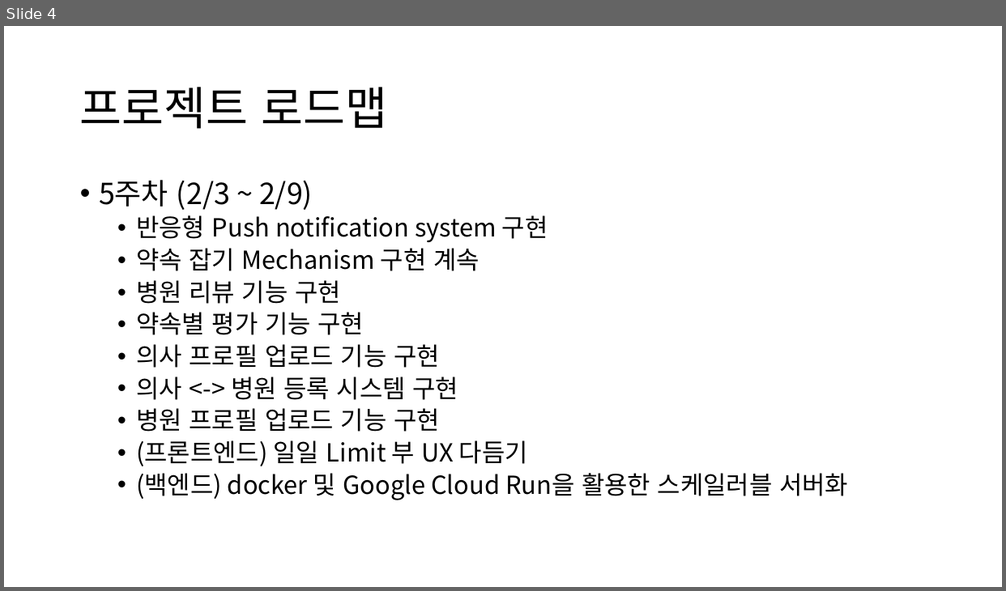
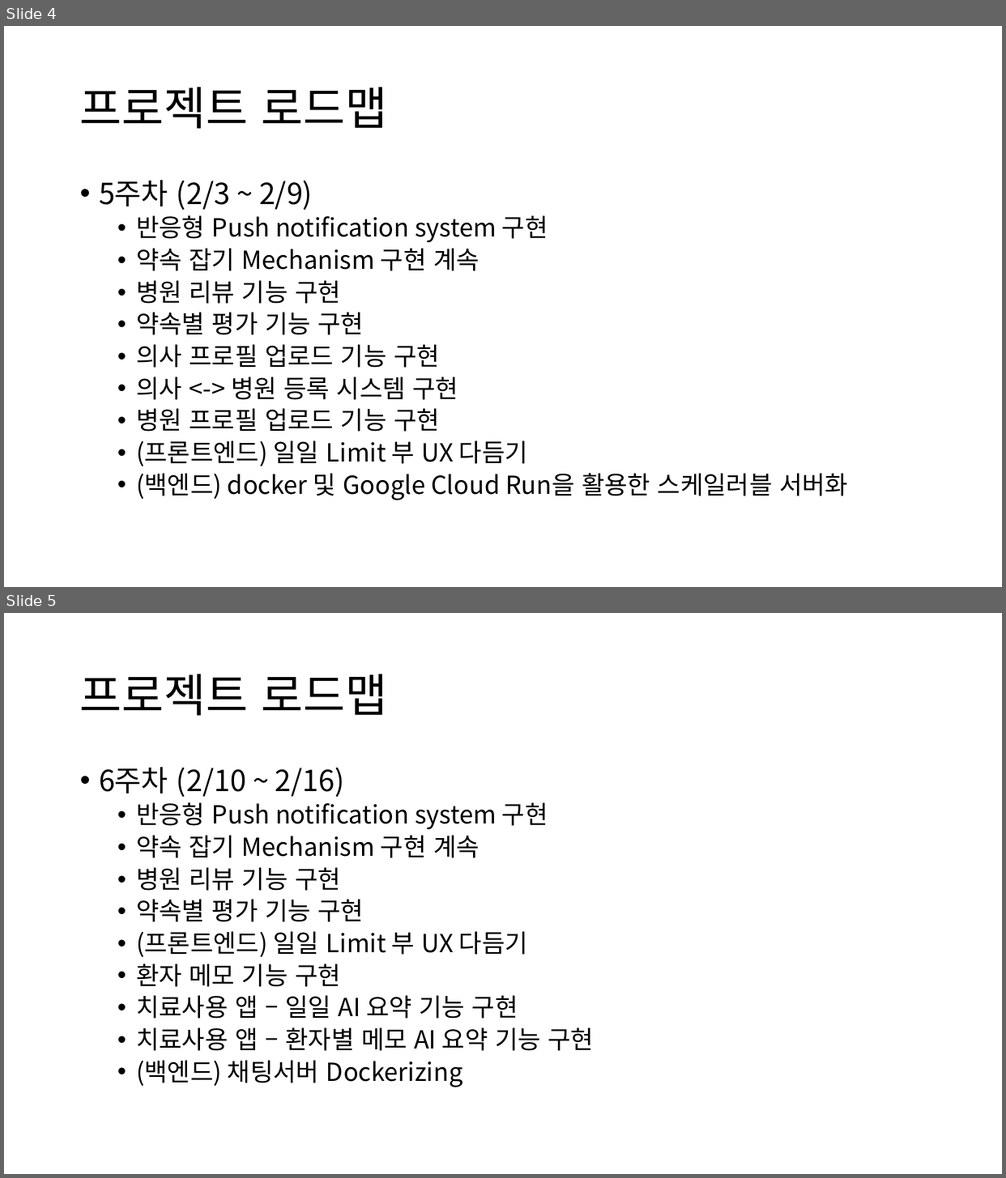
Before and after one commit to jeongwoo-gobroad/Project-toDoctoDoc, a slide deck: roadmap.pptx. Shown one above the other, each under a label of ours: slide 4 before the commit, slides 4 and 5 after it. The pictures are 1006x591 and 1006x1178 pixels, drawn with LibreOffice and Linux fonts; fonts in the diff are those of the drawing. Boxes give left, top, right and bottom in pixels: in the first picture for what was removed or moved away, otherwise in the second. Text is boxed around its words. In the diff, an @@ line names an element or a change of style, - is before the commit and + after.

```diff
--- a/roadmap.pptx
+++ b/roadmap.pptx
@@ slide 5 added at <box>4,613,1002,1174</box>, background #FFFFFF @@
@@ title added at <box>80,674,388,716</box>, 44 pt, text #000000 @@
+프로젝트 로드맵
@@ text added at <box>99,767,594,1088</box>, 24 pt, text #000000 @@
+• 6주차 (2/10 ~ 2/16)
+  • 반응형 Push notification system 구현
+  • 약속 잡기 Mechanism 구현 계속
+  • 병원 리뷰 기능 구현
+  • 약속별 평가 기능 구현
+  • (프론트엔드) 일일 Limit 부 UX 다듬기
+  • 환자 메모 기능 구현
+  • 치료사용 앱 – 일일 AI 요약 기능 구현
+  • 치료사용 앱 – 환자별 메모 AI 요약 기능 구현
+  • (백엔드) 채팅서버 Dockerizing
```
Also in this commit, not shown: 11 other files.
